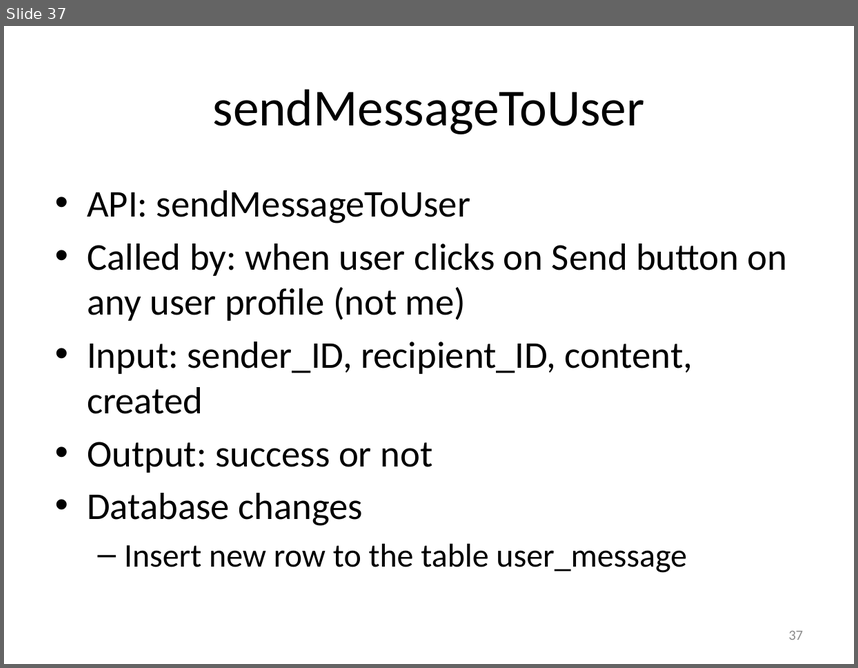
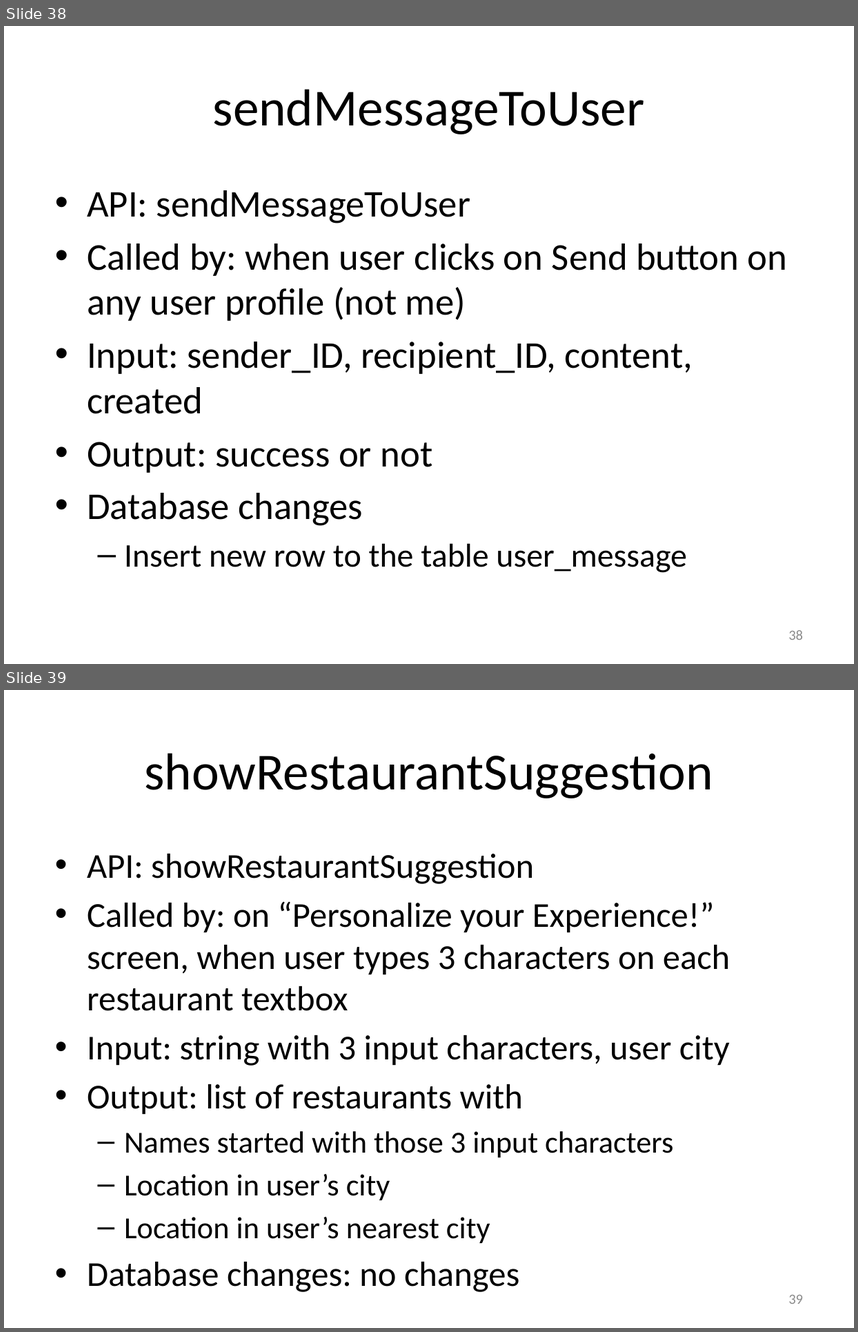
Before and after one commit to catalonia/mob, a slide deck: ws/WS Design Docs/API_Listing.pptx. Shown one above the other, each under a label of ours: slide 37 before the commit, slides 38 and 39 after it. The pictures are 858x668 and 858x1332 pixels, drawn with LibreOffice and Linux fonts; fonts in the diff are those of the drawing. Boxes give left, top, right and bottom in pixels: in the first picture for what was removed or moved away, otherwise in the second. Text is boxed around its words. In the diff, an @@ line names an element or a change of style, - is before the commit and + after.

```diff
--- a/ws/WS Design Docs/API_Listing.pptx
+++ b/ws/WS Design Docs/API_Listing.pptx
@@ slide 39 added at box(4, 690, 854, 1328), background #FFFFFF @@
@@ title added at box(144, 753, 713, 798), 44 pt, text #000000 @@
+showRestaurantSuggestion
@@ text added at box(87, 854, 730, 1243), 29.6 pt, text #000000 @@
+• API: showRestaurantSuggestion
+• Called by: on “Personalize your Experience!” screen, when user types 3 characters on each restaurant textbox
+• Input: string with 3 input characters, user city
+• Output: list of restaurants with
+  – Names started with those 3 input characters
+  – Location in user’s city
+  – Location in user’s nearest city
+• Database changes: no changes
@@ page number added at box(789, 1294, 803, 1303), 12 pt, text #8C8C8C @@
+39
@@ what was slide 37 is now slide 38 @@
@@ page number at box(789, 630, 803, 639): text changed @@
-37
+38
```
Also in this commit, not shown: 7 slides changed, 1 other slide added, 33 other files.
